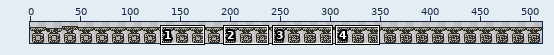
A pixel-art file gets an edit: support/hazards/fire-box-table-16-32.aseprite. The first picture is a wide view before the edit; the outline marks the close-up.
Close-up. Old version:
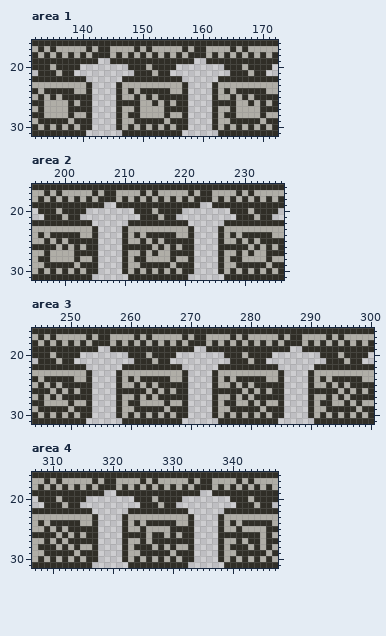
512x32 pixels, 1 frame. Shown: area 1: x 132..172, y 16..31; area 2: x 195..236, y 16..31; area 3: x 244..300, y 16..31; area 4: x 307..347, y 16..31. The wide view leaves out empty margins. The commit also changed other parts of the picture, which this record leaves out.
Now the later version:
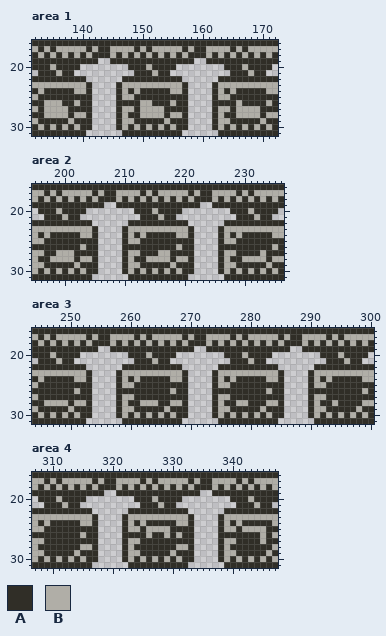
Palette (. is transparent): A #302e27  B #b0aea7
Edits made:
Area 1:
y 25: x 134 B -> A; x 136 B -> A; x 150 B -> A; x 152 B -> A; x 166 B -> A; x 168 B -> A
y 26: x 137 B -> A; x 153 B -> A; x 167 B -> A; x 169 B -> A
Area 2:
y 25: x 198 B -> A; x 200 B -> A; x 214 B -> A; x 216 B -> A; x 230 B -> A; x 232 B -> A
y 26: x 199 B -> A; x 201 B -> A; x 215 B -> A; x 217 B -> A; x 231 B -> A; x 233 B -> A
y 27: x 198 B -> A; x 214 B -> A; x 230 B -> A; x 232 B -> A
Area 3:
y 25: x 246 B -> A; x 248 B -> A; x 262 B -> A; x 264 B -> A; x 278 B -> A; x 280 B -> A; x 294 B -> A; x 296 B -> A
y 26: x 247 B -> A; x 249 B -> A; x 263 B -> A; x 265 B -> A; x 279 B -> A; x 281 B -> A; x 295 B -> A; x 297 B -> A
y 27: x 246 B -> A; x 248 B -> A; x 262 B -> A; x 264 B -> A; x 278 B -> A; x 280 B -> A; x 294 B -> A; x 296 B -> A
y 28: x 265 B -> A; x 281 B -> A; x 295 B -> A; x 297 B -> A
Area 4:
y 25: x 310 B -> A; x 312 B -> A
y 26: x 311 B -> A; x 313 B -> A
y 27: x 310 B -> A; x 312 B -> A; x 326 B -> A; x 342 B -> A
y 28: x 311 B -> A; x 313 B -> A; x 327 B -> A; x 329 B -> A; x 343 B -> A; x 345 B -> A
